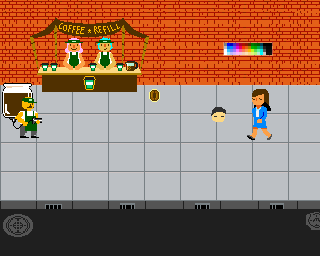
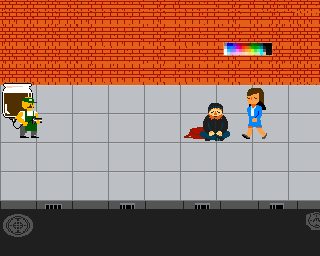
Layered file, before and after one edit (320 x 256). Changes by layer:
removed layer "Layer 22" over (211, 89, 272, 140)
added layer "Layer 26" above "Layer 25" over (242, 88, 267, 139)
added layer "Layer 25" above "palette" over (184, 103, 230, 141)
hid group "coffee stall" (6 layers) over (30, 18, 160, 102)
